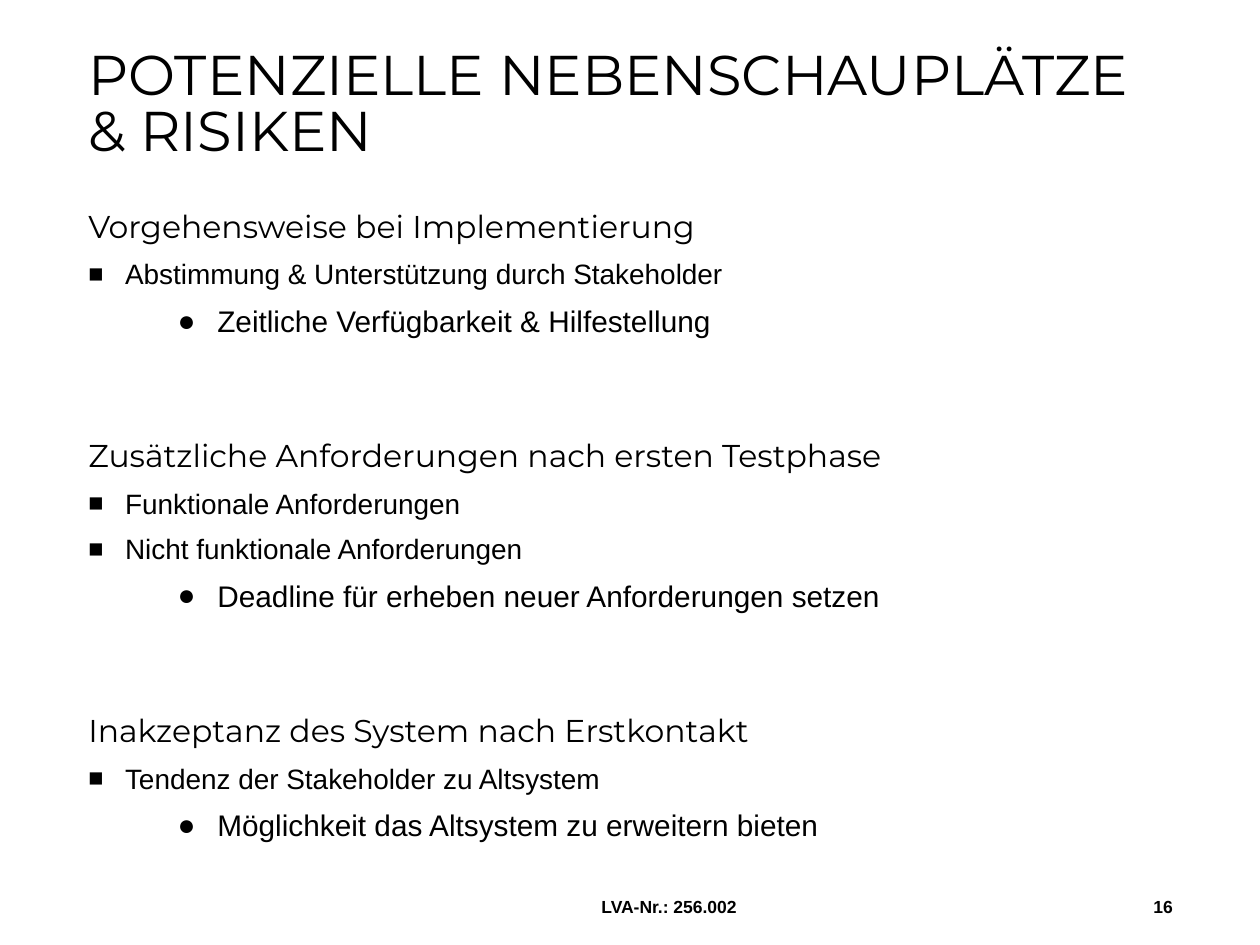
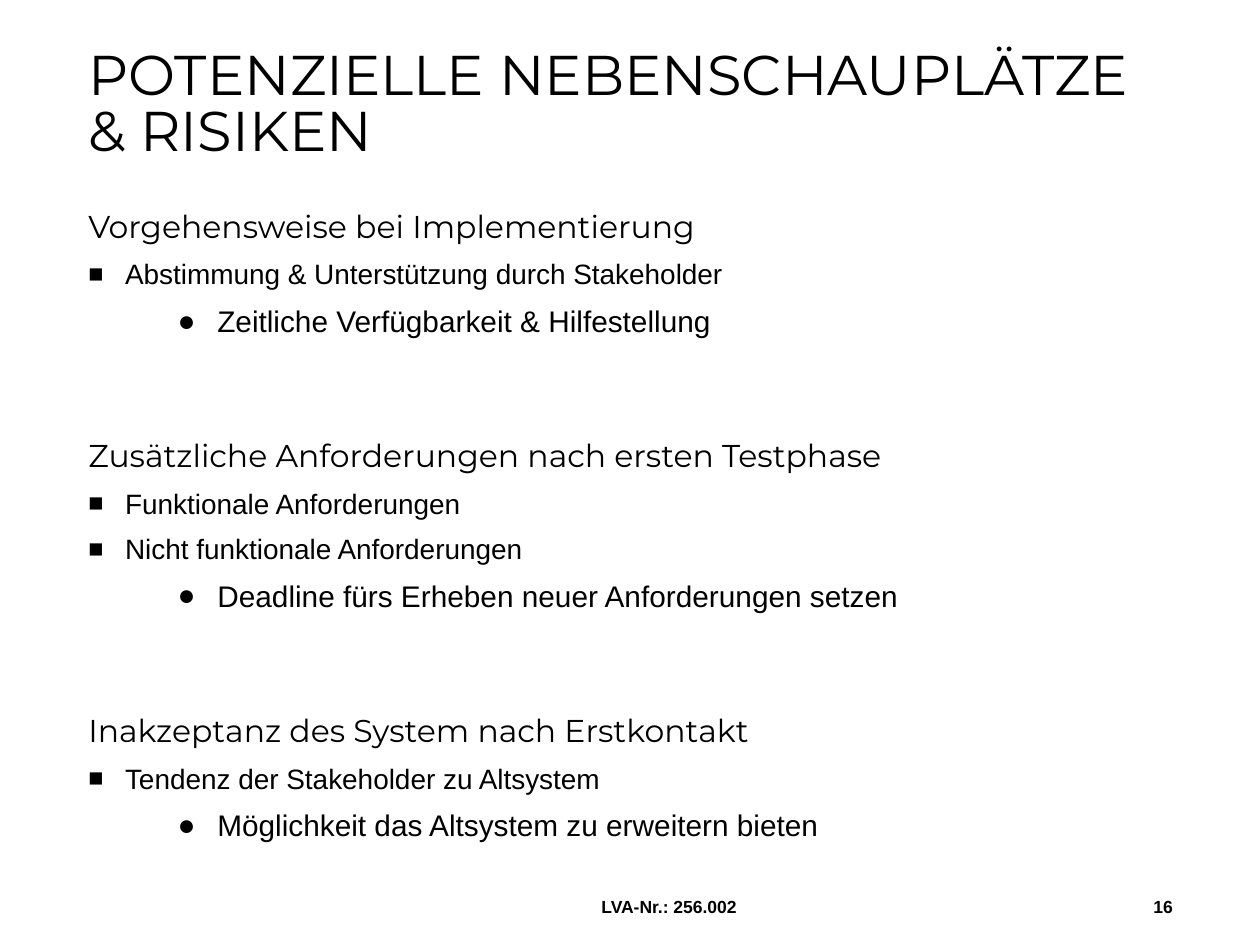
Before and after one commit to MilosTomic123/IT_Projekt_SS19, a slide deck: slide 16 of Arbeitsdokumente/190522_Workshop.pptx. Drawn at 1260x945 pixels with LibreOffice and Linux fonts; fonts in the diff are those of the drawing; background and template pictures are left out. Boxes give left, top, right and bottom in pixels: in the first picture for what was removed or moved away, otherwise in the second. Text is boxed around its words. In the diff, an @@ line names an element or a change of style, - is before the commit and + after.

```diff
--- a/Arbeitsdokumente/190522_Workshop.pptx
+++ b/Arbeitsdokumente/190522_Workshop.pptx
@@ text at <box>217,585,898,613</box>: text changed @@
-    ● Deadline für erheben neuer Anforderungen setzen
+    ● Deadline fürs Erheben neuer Anforderungen setzen
```
Also in this commit, not shown: 1 other slide changed, 2 other files.
